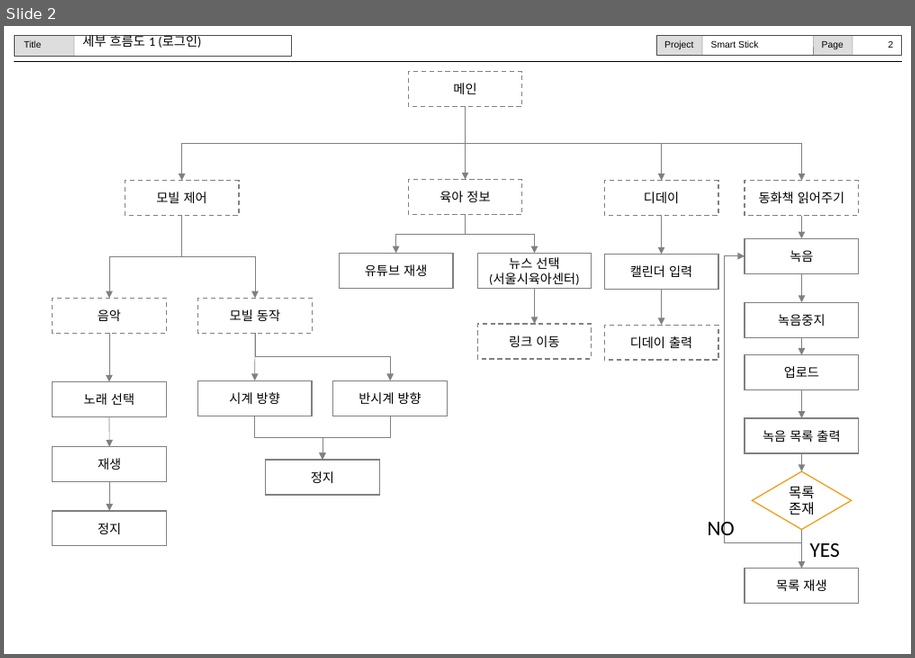
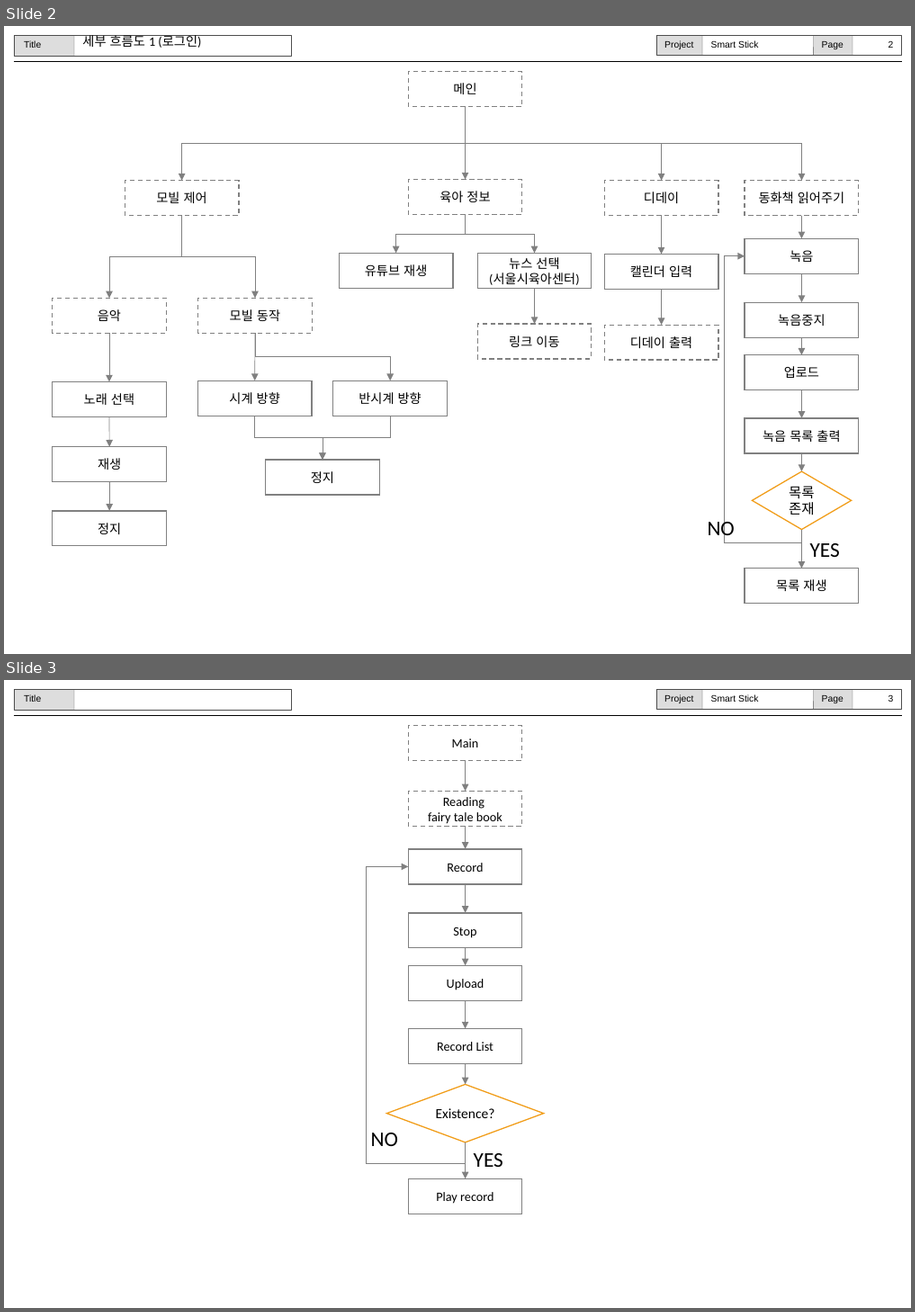
Before and after one commit to Smart-Mobil/Smart-Mobil, a slide deck: Documents/application docs/4차보고서( 흐름도, 구성도, 다이어그램)/앱 흐름도.pptx. Shown one above the other, each under a label of ours: slide 2 before the commit, slides 2 and 3 after it. The pictures are 915x658 and 915x1312 pixels, drawn with LibreOffice and Linux fonts; fonts in the diff are those of the drawing. Boxes give left, top, right and bottom in pixels: in the first picture for what was removed or moved away, otherwise in the second. Text is boxed around its words. In the diff, an @@ line names an element or a change of style, - is before the commit and + after.

```diff
--- a/Documents/application docs/4차보고서( 흐름도, 구성도, 다이어그램)/앱 흐름도.pptx
+++ b/Documents/application docs/4차보고서( 흐름도, 구성도, 다이어그램)/앱 흐름도.pptx
@@ slide 3 added at [4, 680, 911, 1308], background #FFFFFF; not listed: 15 template elements that a slide beside it also shows @@
@@ rectangle added at [409, 725, 522, 760], fill #FFFFFF, outline #808080 1 pt dashed, 11 pt, text #000000 @@
+Main
@@ arrow added from (466, 760) to (466, 792), #808080 0.5 pt @@
@@ rectangle added at [409, 792, 522, 827], fill #FFFFFF, outline #808080 1 pt dashed, 11 pt, text #000000 @@
+Reading
+fairy tale book
@@ arrow added from (466, 826) to (466, 849), #808080 0.5 pt @@
@@ elbow arrow added from (466, 1143) to (409, 867), #808080 0.5 pt @@
@@ rectangle added at [409, 849, 522, 884], fill #FFFFFF, outline #808080 1 pt, 11 pt, text #000000 @@
+Record
@@ arrow added from (466, 884) to (466, 913), #808080 0.5 pt @@
@@ rectangle added at [409, 913, 522, 948], fill #FFFFFF, outline #808080 1 pt, 11 pt, text #000000 @@
+Stop
@@ arrow added from (466, 948) to (466, 965), #808080 0.5 pt @@
@@ rectangle added at [409, 965, 522, 1000], fill #FFFFFF, outline #808080 1 pt, 11 pt, text #000000 @@
+Upload
@@ arrow added from (466, 1000) to (466, 1028), #808080 0.5 pt @@
@@ rectangle added at [409, 1028, 522, 1063], fill #FFFFFF, outline #808080 1 pt, 11 pt, text #000000 @@
+Record List
@@ arrow added from (466, 1063) to (466, 1085), #808080 0.5 pt @@
@@ diamond added at [386, 1085, 543, 1143], fill #FFFFFF, outline #F19D19 1 pt, 12 pt, text #000000 @@
+Existence?
@@ text added at [371, 1133, 398, 1146], 18 pt, text #000000 @@
+NO
@@ arrow added from (466, 1143) to (466, 1180), #808080 0.5 pt @@
@@ text added at [474, 1153, 504, 1167], 18 pt, text #000000 @@
+YES
@@ rectangle added at [409, 1180, 522, 1215], fill #FFFFFF, outline #808080 1 pt, 11 pt, text #000000 @@
+Play record
```
Also in this commit, not shown: 1 other slide added.
